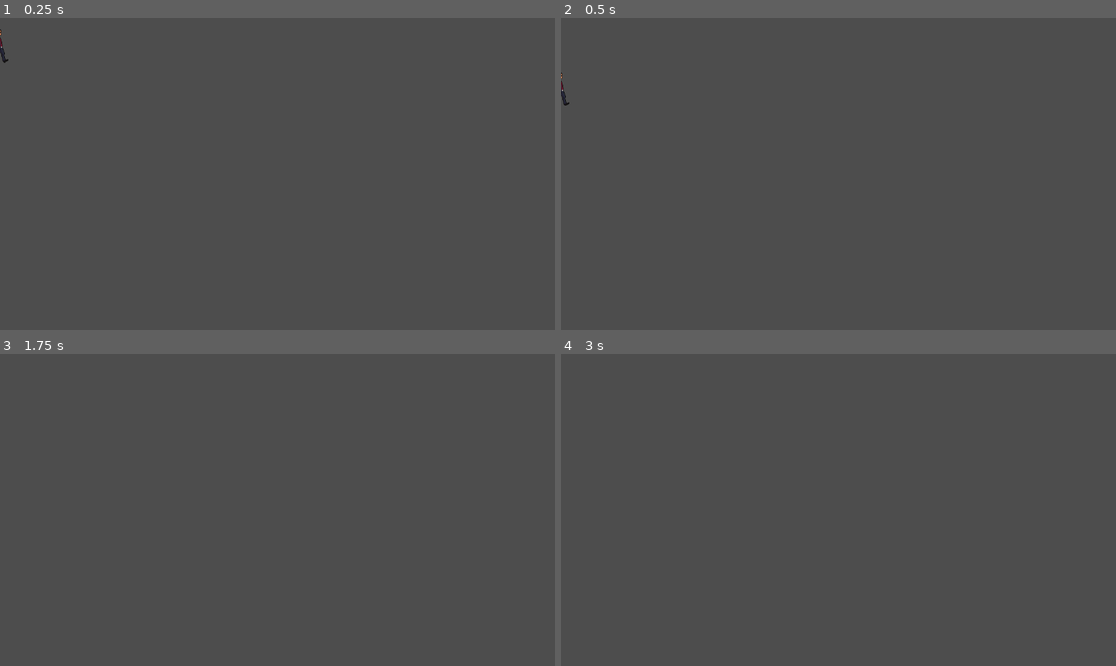
Above: before the commit, frames 1-4 (two rows, left to right).
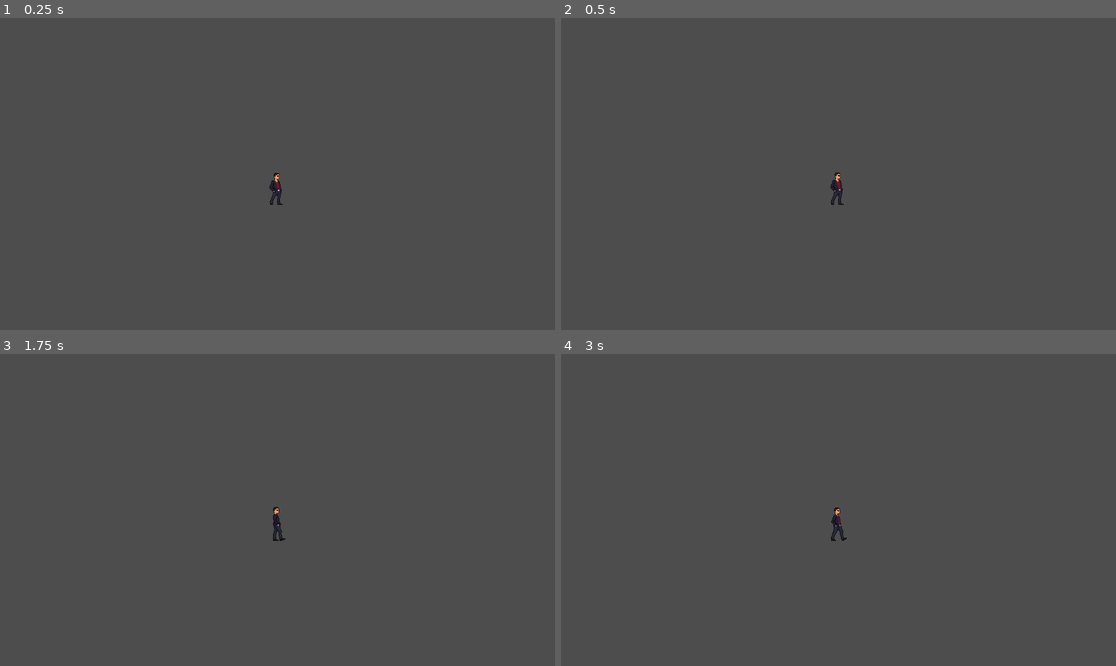
Above: after the commit, the same moments.

Repository: jflem19/CapstoneGame
Game: Godot game, scene res://node_2d.tscn
The game is run twice, just before and just after one commit, with the same random seed, the same clock (stepped at 60 frames per second) and the same inputs.
Inputs:
- Up to frame 1 (0.25 s): no input
- Up to frame 2 (0.5 s): no input
- Up to frame 3 (1.75 s): tap Enter (ui_accept) at 0.5, 0.77, 1.52 s; hold Right (ui_right) from 0.53 s (still down); tap A (sprint, bound only after the commit) at 0.6, 1.35 s
- Up to frame 4 (3 s): release Right (ui_right) at 2.03 s; hold Left (ui_left) 2.03-2.78 s; tap A (sprint, bound only after the commit) at 2.1, 2.85 s; hold Right (ui_right) from 2.78 s (still down)

The runs differ from the first frame. In frame 1, 0.2% of the frame differs, in the area x 0-51%, y 3-60%; in frame 2, 0.2%, in the area x 0-51%, y 17-60%; in frame 3, 0.1%; in frame 4, 0.1%.

Commit message:
sprint button

Diff:
--- a/capstonegame/charactercontrols.gd
+++ b/capstonegame/charactercontrols.gd
@@ -1,5 +1,5 @@
 extends CharacterBody2D
-
+var running = false
 
 const SPEED = 300.0
 const JUMP_VELOCITY = -400.0
@@ -22,6 +22,15 @@
 			$AnimatedSprite2D.flip_h = true
 		else:
 			$AnimatedSprite2D.flip_h = false
-		$AnimatedSprite2D.play("walk")
+		if not running:
+			$AnimatedSprite2D.play("walk")
+	else:
+		$AnimatedSprite2D.play("idle")
 	velocity.x = direction * SPEED
 	move_and_slide()
+
+	if Input.is_action_just_pressed("sprint"):
+		$AnimatedSprite2D.play("run")
+		running = true
+	if Input.is_action_just_released("sprint"):
+		running = false
--- a/capstonegame/node_2d.tscn
+++ b/capstonegame/node_2d.tscn
@@ -240,7 +240,8 @@
 }]
 
 [sub_resource type="CapsuleShape2D" id="CapsuleShape2D_hlff0"]
-height = 76.0
+radius = 20.0
+height = 72.0
 
 [node name="character" type="CharacterBody2D"]
 script = ExtResource("1_lk7nq")
@@ -251,5 +252,7 @@
 frame_progress = 0.817635
 
 [node name="CollisionShape2D" type="CollisionShape2D" parent="."]
-position = Vector2(-1, 29)
+position = Vector2(-1, 31)
 shape = SubResource("CapsuleShape2D_hlff0")
+
+[node name="Camera2D" type="Camera2D" parent="."]
--- a/capstonegame/project.godot
+++ b/capstonegame/project.godot
@@ -15,6 +15,14 @@
 config/features=PackedStringArray("4.3", "GL Compatibility")
 config/icon="res://icon.svg"
 
+[input]
+
+sprint={
+"deadzone": 0.5,
+"events": [Object(InputEventKey,"resource_local_to_scene":false,"resource_name":"","device":-1,"window_id":0,"alt_pressed":false,"shift_pressed":false,"ctrl_pressed":false,"meta_pressed":false,"pressed":false,"keycode":0,"physical_keycode":65,"key_label":0,"unicode":97,"location":0,"echo":false,"script":null)
+]
+}
+
 [rendering]
 
 renderer/rendering_method="gl_compatibility"
